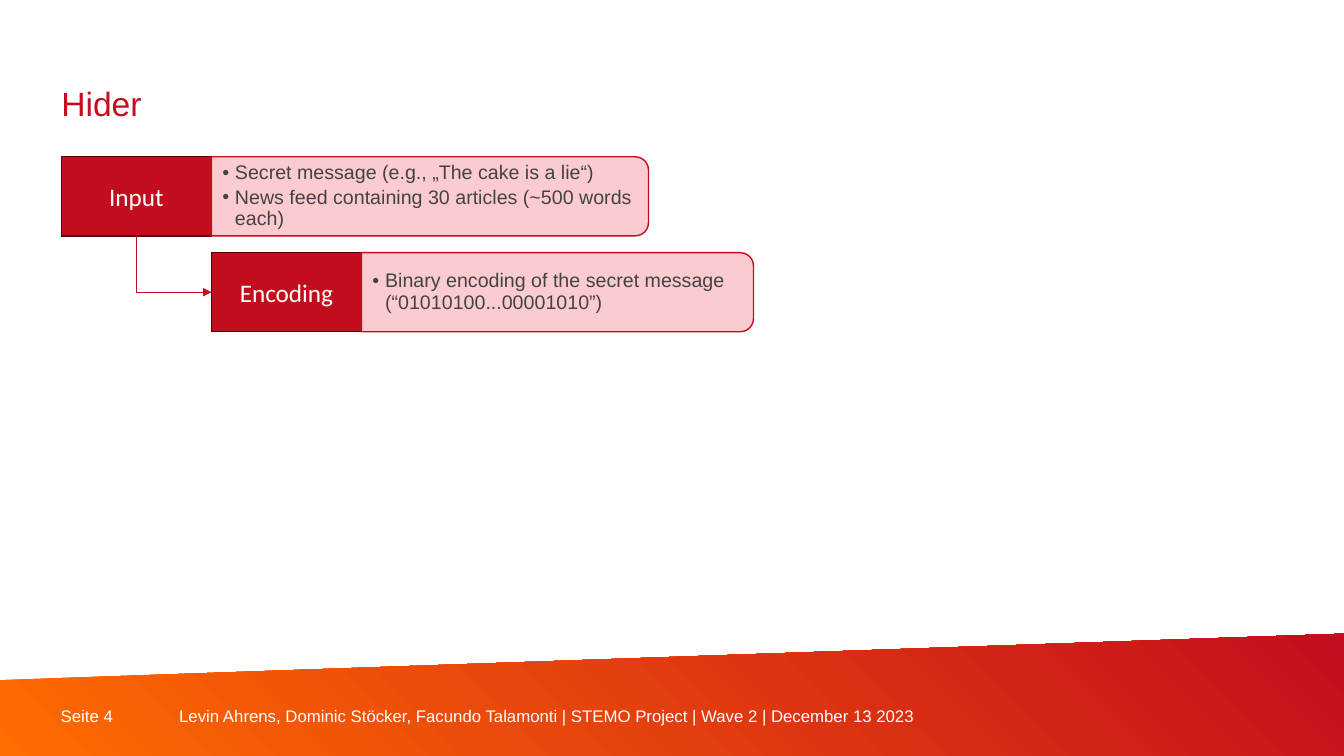
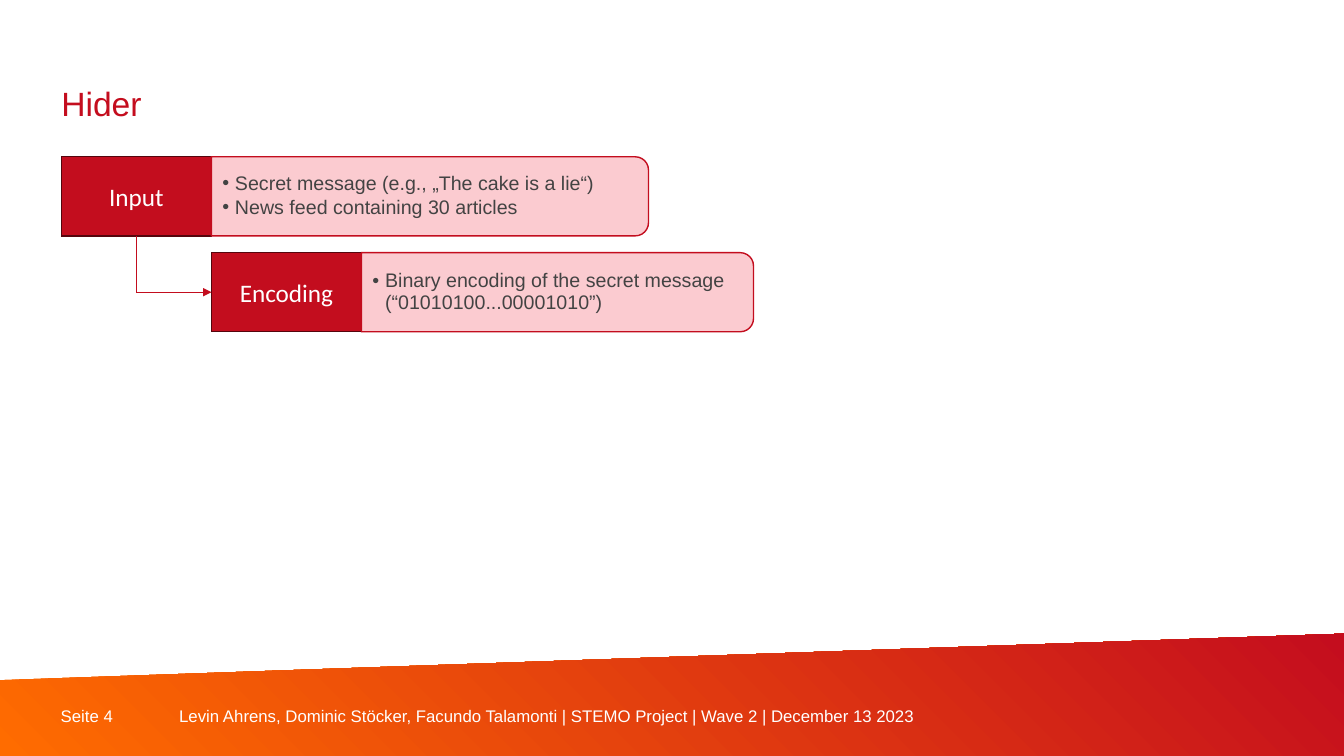
Before and after one commit to StoeckOverflow/steganography-with-llama, a slide deck: slide 4 of documentation/20231312_stemo_midterm.pptx. Drawn at 1344x756 pixels with LibreOffice and Linux fonts; fonts in the diff are those of the drawing; background and template pictures are left out. Boxes give left, top, right and bottom in pixels: in the first picture for what was removed or moved away, otherwise in the second. Text is boxed around its words. In the diff, an @@ line names an element or a change of style, - is before the commit and + after.

```diff
--- a/documentation/20231312_stemo_midterm.pptx
+++ b/documentation/20231312_stemo_midterm.pptx
@@ text at [235, 199, 517, 218]: text changed @@
-  • News feed containing 30 articles (~500 words each)
+  • News feed containing 30 articles
```
Also in this commit, not shown: 1 other slide changed.
